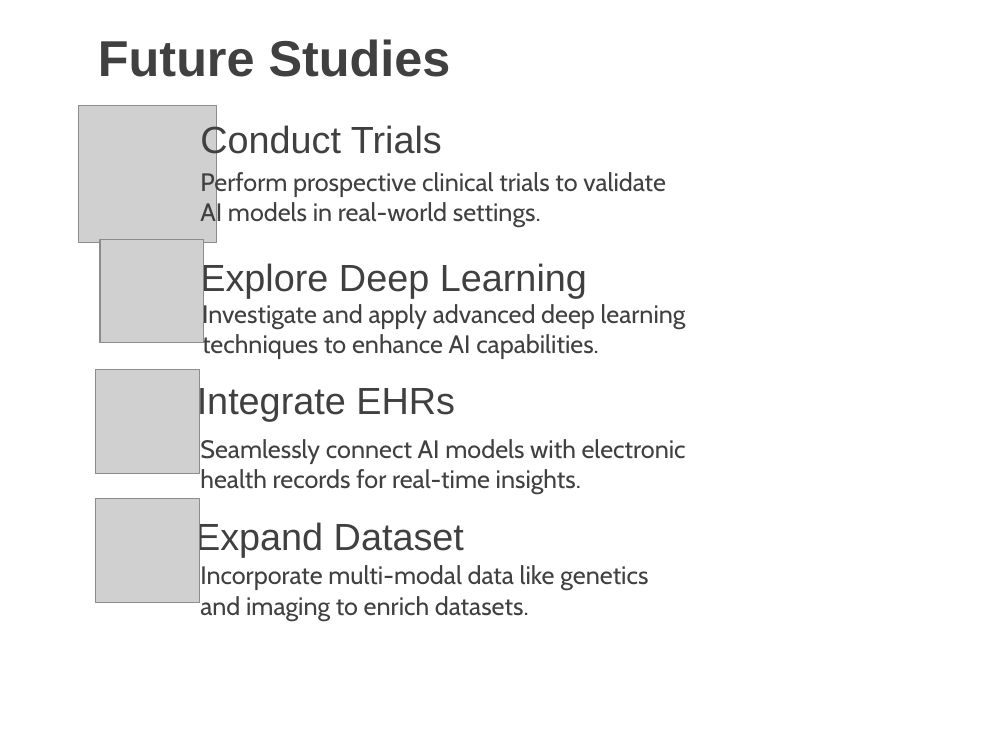
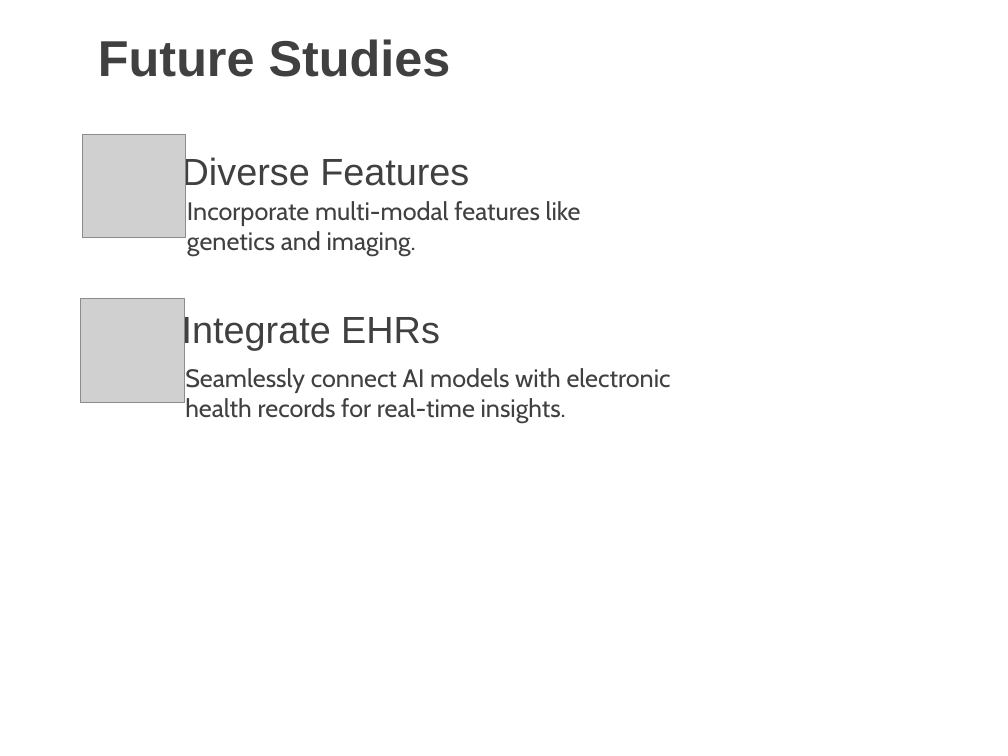
Before and after one commit to josh-dcosta/pjas-thyroid, a slide deck: slide 26 of presentation/Thyroid_Cancer_Recurrence_Presentation_v4.pptx. Drawn at 1008x756 pixels with LibreOffice and Linux fonts; fonts in the diff are those of the drawing; grey boxes stand for pictures. Boxes give left, top, right and bottom in pixels: in the first picture for what was removed or moved away, otherwise in the second. Text is boxed around its words. In the diff, an @@ line names an element or a change of style, - is before the commit and + after.

Commit message:
updated

```diff
--- a/presentation/Thyroid_Cancer_Recurrence_Presentation_v4.pptx
+++ b/presentation/Thyroid_Cancer_Recurrence_Presentation_v4.pptx
@@ picture removed at [79, 106, 216, 243] @@
@@ picture: place and size @@
-picture at [96, 499, 200, 603]
+picture at [83, 134, 186, 238]
@@ text removed at [200, 123, 442, 160] @@
-Conduct Trials
@@ text added at [182, 155, 469, 192], 27 pt, text #404040 @@
+Diverse Features
@@ text removed at [200, 170, 666, 227] @@
-Perform prospective clinical trials to validate AI models in real-world settings.
@@ text at [187, 201, 581, 256]: text changed @@
-Incorporate multi-modal data like genetics and imaging to enrich datasets.
+Incorporate multi-modal features like genetics and imaging.
@@ picture removed at [100, 239, 204, 343] @@
@@ text removed at [200, 261, 587, 298] @@
-Explore Deep Learning
@@ text removed at [202, 302, 686, 359] @@
-Investigate and apply advanced deep learning techniques to enhance AI capabilities.
@@ 2 texts, 1 picture: place and size @@
-2 texts, 1 picture at [96, 370, 686, 494]
+2 texts, 1 picture at [81, 298, 671, 423]
@@ text removed at [195, 520, 464, 557] @@
-Expand Dataset
```
Also in this commit, not shown: 4 other slides changed.
